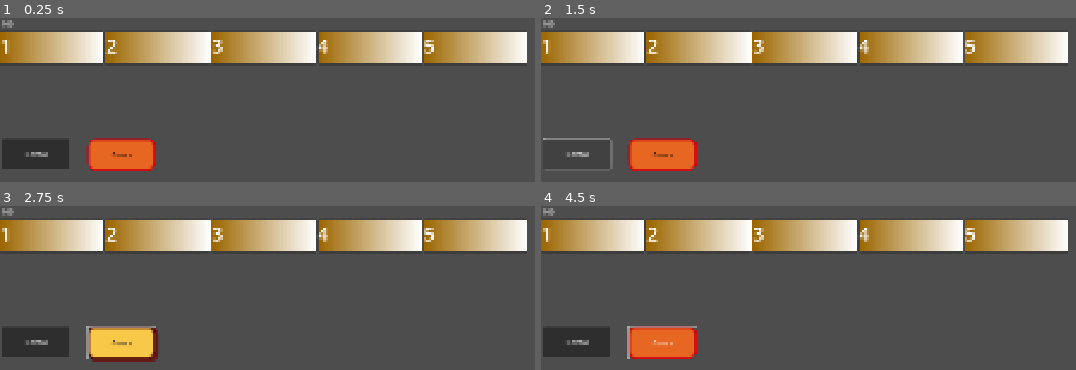
Above: before the commit, frames 1-4 (two rows, left to right).
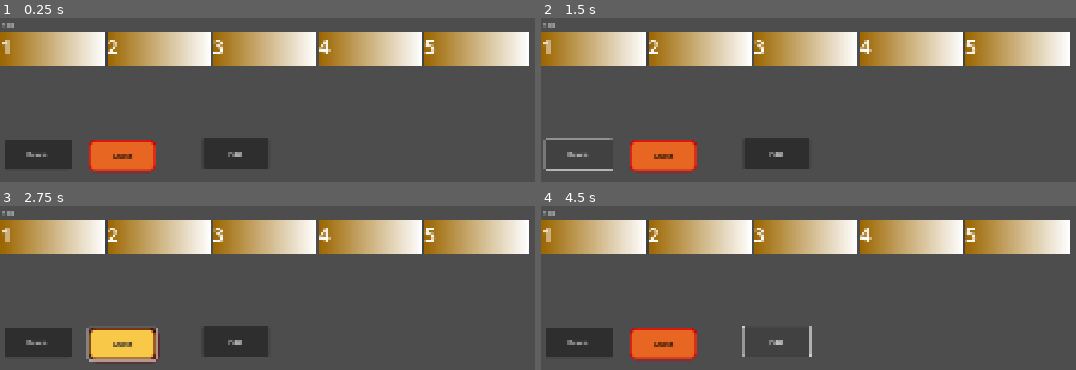
Above: after the commit, the same moments.

Repository: nerraf-dev/nutcase-knockoff
Game: Godot game, scene res://scenes/screens/MainGame.tscn
The game is run twice, just before and just after one commit, with the same random seed, the same clock (stepped at 60 frames per second) and the same inputs. The project has no main scene, so this scene is started directly.
Inputs (mouse positions are in pixels of both pictures, inside the frame that each line leads up to):
- Up to frame 1 (0.25 s): no input
- Up to frame 2 (1.5 s): click (776, 154) at 0.5 s, where only the run after the commit has a clickable "Pass"; click "Reveal" at 1.25 s
- Up to frame 3 (2.75 s): click "Guess" at 2 s
- Up to frame 4 (4.5 s): click "Reveal" at 2.75 s; click "Guess" at 3.5 s; click (776, 342) at 4.25 s, where only the run after the commit has a clickable "Pass"

The runs differ from the first frame. In frame 1, 6.1% of the frame differs, in the area x 0-99%, y 1-96%; in frame 2, 6.3%; in frame 3, 6.3%; in frame 4, 4.2%.

Commit message:
Add Pass button to MainGame and adjust Reveal button positioning; implement minimum pot logic in game mechanics

Diff:
--- a/nutcase-knockoff/scenes/screens/MainGame.tscn
+++ b/nutcase-knockoff/scenes/screens/MainGame.tscn
@@ -4,6 +4,7 @@
 [ext_resource type="Theme" uid="uid://b1vdv74xd0icc" path="res://resources/guess_button.tres" id="2_i3a2a"]
 
 [node name="MainGame" type="Node2D"]
+position = Vector2(2, 3)
 script = ExtResource("1_8dokk")
 
 [node name="Background" type="TextureRect" parent="."]
@@ -30,11 +31,18 @@
 offset_bottom = 82.0
 
 [node name="RevealBtn" type="Button" parent="."]
-offset_left = 7.0
-offset_top = 290.0
-offset_right = 167.0
-offset_bottom = 362.0
+offset_left = 9.0
+offset_top = 289.0
+offset_right = 169.0
+offset_bottom = 361.0
 text = "Reveal"
+
+[node name="PassBtn" type="Button" parent="."]
+offset_left = 484.0
+offset_top = 286.0
+offset_right = 644.0
+offset_bottom = 358.0
+text = "Pass"
 
 [node name="GuessBtn" type="Button" parent="."]
 offset_left = 210.0
--- a/nutcase-knockoff/scenes/screens/main_game.gd
+++ b/nutcase-knockoff/scenes/screens/main_game.gd
@@ -7,6 +7,7 @@
 @onready var pot_label = $HUD/PotLabel
 
 const BASE_POT = 100.0
+const MINIMUM_POT_PERCENT = 0.1  # Always reserve 10% as minimum pot
 const DIFFICULTY_MULTIPLIERS = {
 	"easy": 1.0,
 	"medium": 1.5,
@@ -14,6 +15,7 @@
 }
 
 var current_pot = 100.0
+var minimum_pot = 10.0
 var pot_per_word = 0.0
 var all_questions: Array[Question] = []
 
@@ -37,9 +39,13 @@
 	var difficulty_mult = DIFFICULTY_MULTIPLIERS.get(question.difficulty, 1.0)
 	current_pot = BASE_POT * difficulty_mult
 
-	# Calculate pot reduction per word
-	pot_per_word = current_pot / words.size()
-	print("Difficulty: %s | Starting pot: %d" % [question.difficulty, int(current_pot)])
+	# Reserve minimum pot (e.g., 10% of starting pot)
+	minimum_pot = current_pot * MINIMUM_POT_PERCENT
+
+	# Divide only the reducible portion among words
+	var reducible_pot = current_pot - minimum_pot
+	pot_per_word = reducible_pot / words.size()
+	print("Difficulty: %s | Starting pot: %d | Minimum guaranteed: %d" % [question.difficulty, int(current_pot), int(minimum_pot)])
 
 	# Spawns a slider for each word in the `words` array, adds it to the grid, and connects its click signal.
 	# Each slider is given a minimum size and is numbered (1-indexed) when set up.
@@ -60,10 +66,10 @@
 # Updates the pot display and prints the new pot value to the output.
 func _on_slider_clicked():
 	current_pot -= pot_per_word
-	if current_pot < 0:
-		current_pot = 0
+	if current_pot < minimum_pot:
+		current_pot = minimum_pot
 	update_pot_display()
-	print("Word revealed! Pot now: %d" % current_pot)
+	print("Word revealed! Pot now: %d (min: %d)" % [int(current_pot), int(minimum_pot)])
 
 # Update teh score on the screen
 func update_pot_display():
